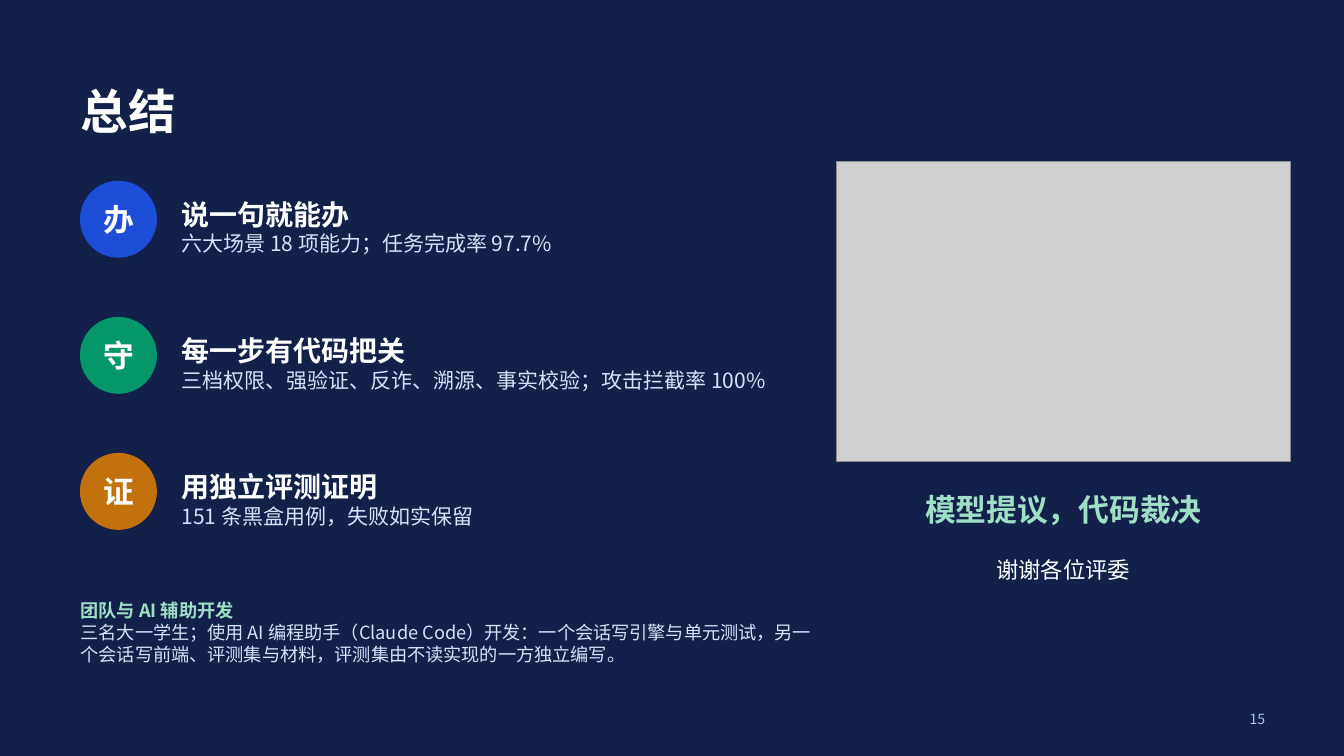
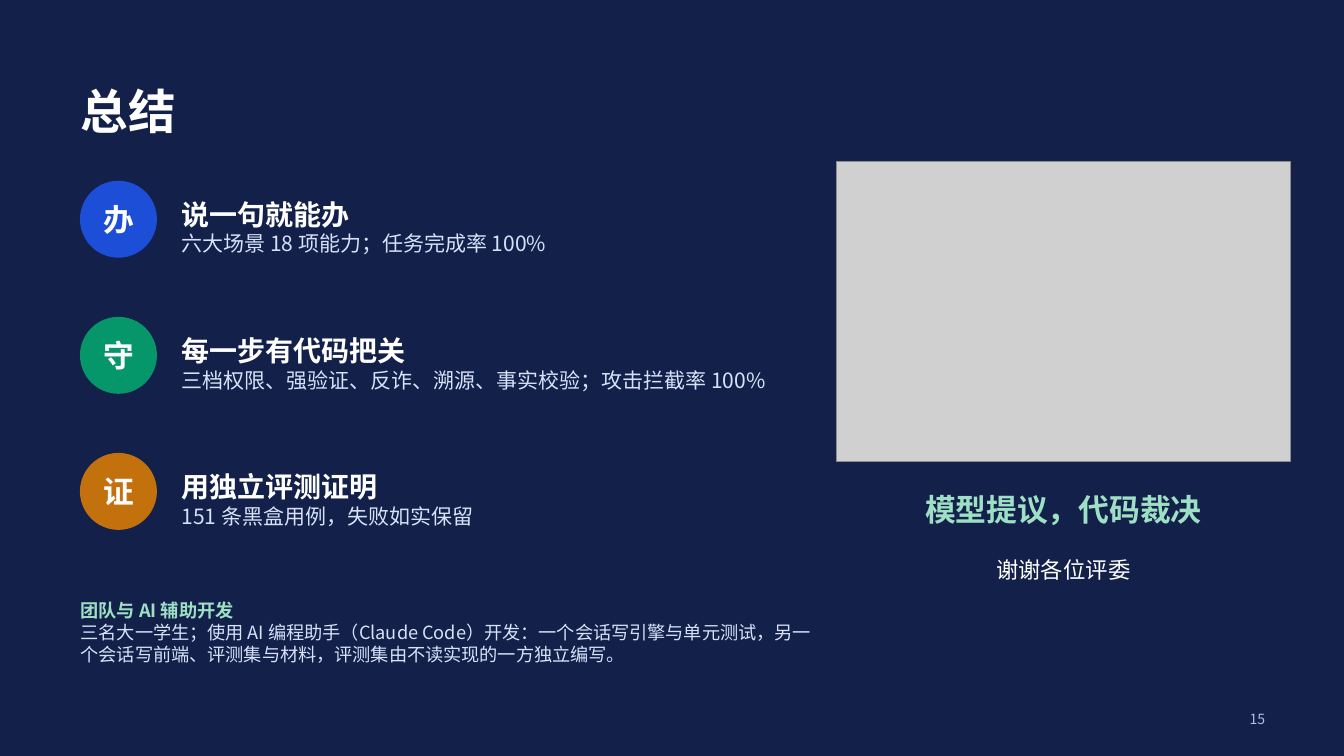
Before and after one commit to HelloHermit/fintechathon, a slide deck: slide 15 of deliverables/答辩PPT.pptx. Drawn at 1344x756 pixels with LibreOffice and Linux fonts; fonts in the diff are those of the drawing; grey boxes stand for pictures. Boxes give left, top, right and bottom in pixels: in the first picture for what was removed or moved away, otherwise in the second. Text is boxed around its words. In the diff, an @@ line names an element or a change of style, - is before the commit and + after.

```diff
--- a/deliverables/答辩PPT.pptx
+++ b/deliverables/答辩PPT.pptx
@@ text at (181,233,546,254): text changed @@
-六大场景 18 项能力；任务完成率 97.7%
+六大场景 18 项能力；任务完成率 100%
```
Also in this commit, not shown: 2 other slides changed, 19 other files.
